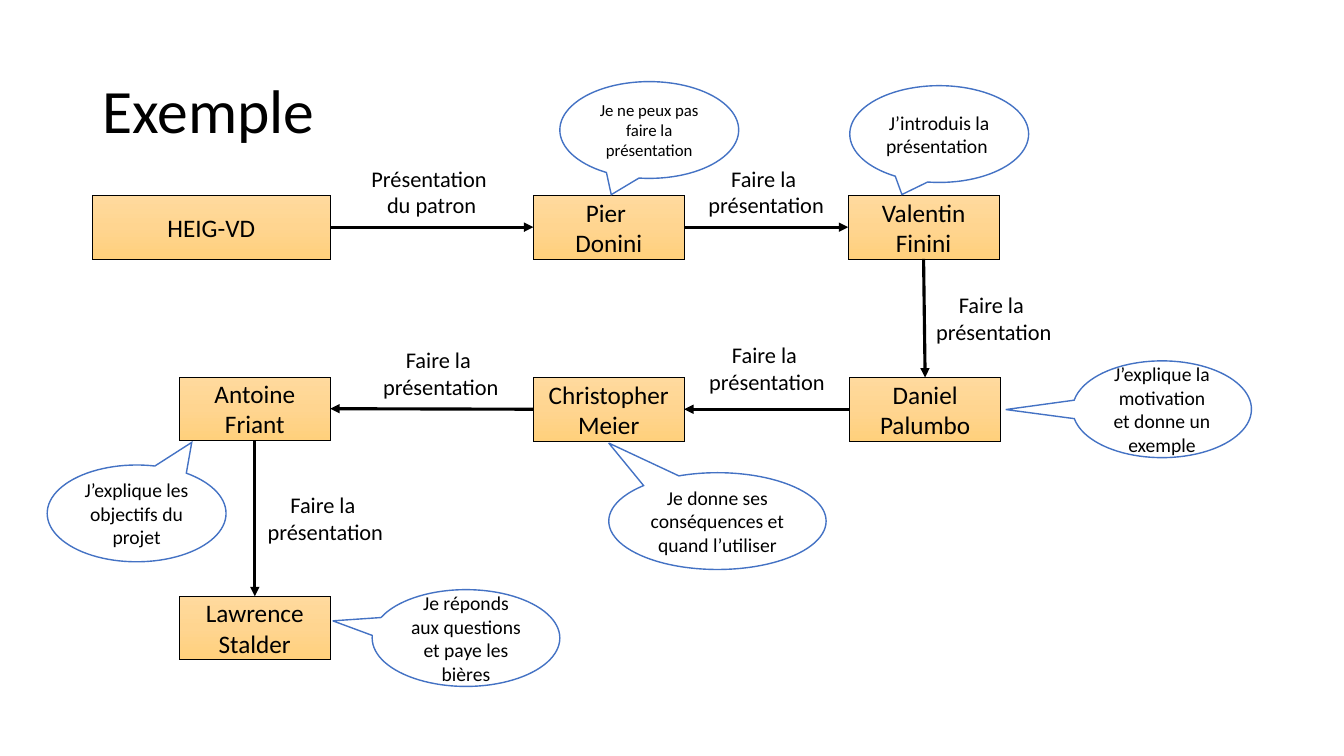
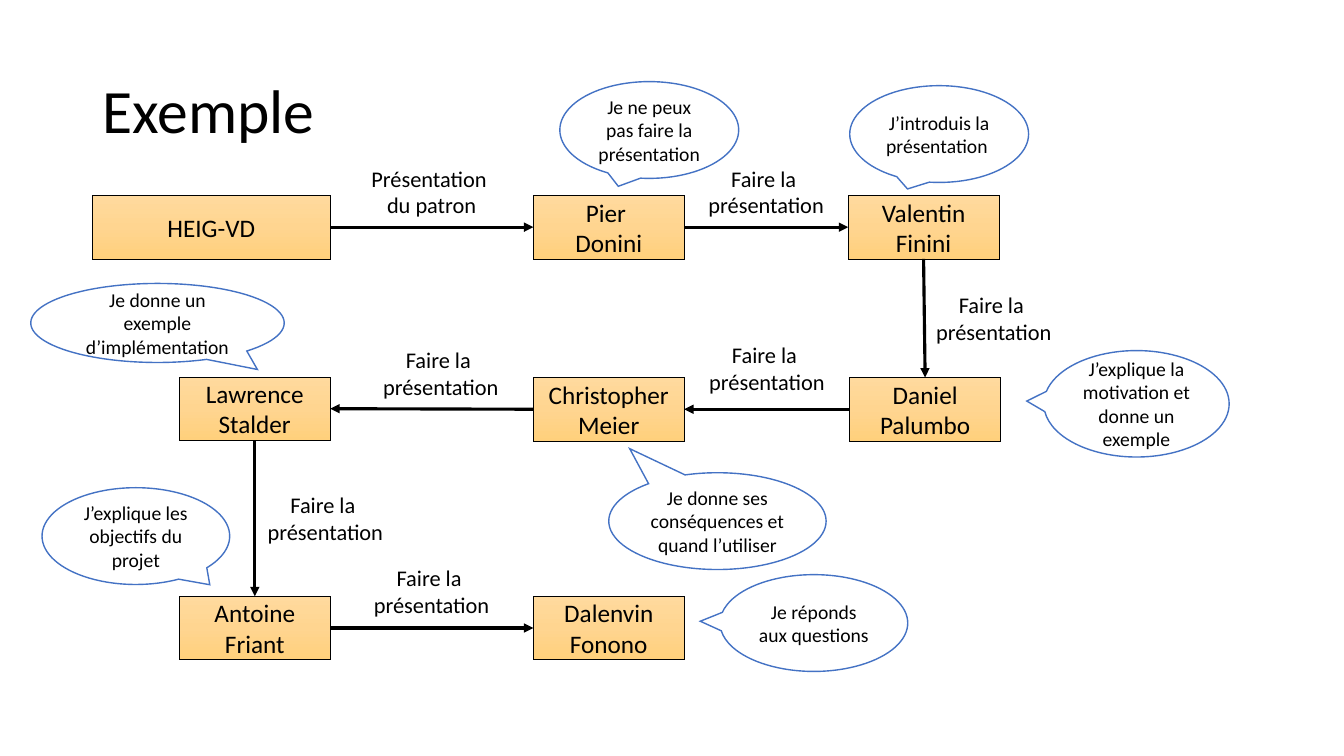
Before and after one commit to FontaineRiant/CoRe, a slide deck: slide 5 of presentation/chaine_responsabilite.pptx. Drawn at 1344x756 pixels with LibreOffice and Linux fonts; fonts in the diff are those of the drawing. Boxes give left, top, right and bottom in pixels: in the first picture for what was removed or moved away, otherwise in the second. Text is boxed around its words. In the diff, an @@ line names an element or a change of style, - is before the commit and + after.

```diff
--- a/presentation/chaine_responsabilite.pptx
+++ b/presentation/chaine_responsabilite.pptx
@@ speech bubble "Je ne peux pas faire ..." at (x1=560, y1=82, x2=738, y2=178): size 12 to 14 pt; proportions changed @@
@@ speech bubble added at (x1=31, y1=283, x2=284, y2=362), fill #FFFFFF, outline #4472C4 1 pt, 14 pt, text #000000 @@
+Je donne un exemple d’implémentation
@@ speech bubble "J’explique la motivation et donne ..." resized from (x1=1073, y1=361, x2=1251, y2=458) to (x1=1045, y1=351, x2=1230, y2=458) @@
@@ text in rectangle at (x1=206, y1=386, x2=304, y2=433): text changed @@
-Antoine Friant
+Lawrence Stalder
@@ speech bubble "J’explique les objectifs du projet" resized from (x1=47, y1=465, x2=226, y2=562) to (x1=42, y1=488, x2=230, y2=585) @@
@@ text added at (x1=374, y1=570, x2=489, y2=617), 16 pt, text #000000 @@
+Faire la
+présentation
@@ rectangle added at (x1=533, y1=597, x2=685, y2=660), fill gradient #FFDB9E to #FFD590 to #FFD07C, outline #000000 0.5 pt, 18 pt, text #000000 @@
+Dalenvin Fonono
@@ proportions changed in 5 elements at (x1=850, y1=86, x2=1028, y2=182), (x1=609, y1=473, x2=827, y2=570), (x1=1045, y1=351, x2=1230, y2=458), (x1=42, y1=488, x2=230, y2=585), (x1=720, y1=575, x2=907, y2=671) @@
@@ speech bubble "Je réponds aux questions" moved from (x1=372, y1=590, x2=560, y2=687) to (x1=720, y1=575, x2=907, y2=671) @@
@@ text in rectangle at (x1=214, y1=604, x2=295, y2=654): text changed @@
-Lawrence Stalder
+Antoine Friant
@@ arrow added from (331, 628) to (533, 628), #000000 2.25 pt @@
@@ text in speech bubble at (x1=759, y1=605, x2=869, y2=645): text changed @@
-Je réponds aux questions et paye les bières
+Je réponds aux questions
```
Also in this commit, not shown: 1 other slide changed, 1 other file.
